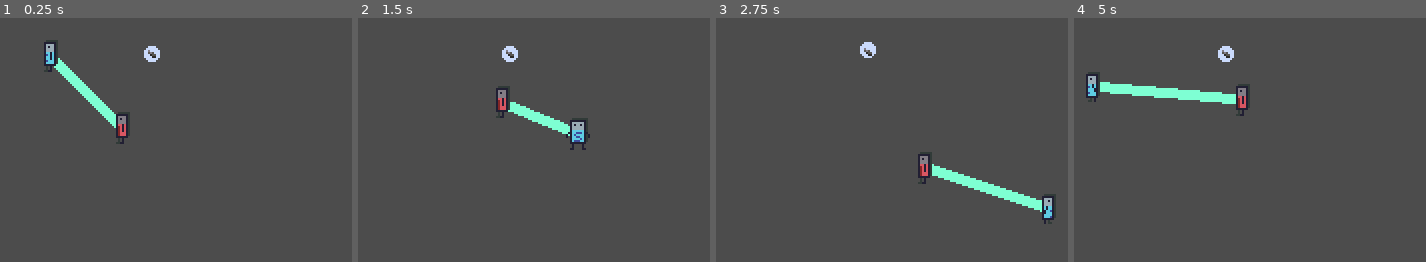
Above: before the commit, frames 1-4 (left to right).
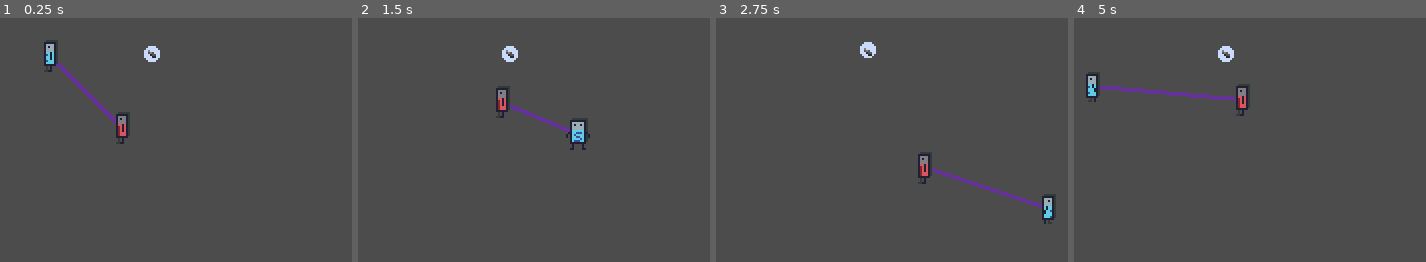
Above: after the commit, the same moments.

Repository: Cmdr3nder/magny-and-ferrus
Game: Godot game, scene res://Main.tscn
Same seed, same stepped clock (60 frames per second), same inputs: the game is played once before the commit and once after it.
Inputs:
- Up to frame 1 (0.25 s): no input
- Up to frame 2 (1.5 s): hold D (p1_right) 0.53-1.28 s; hold S (p1_down) from 1.28 s (still down)
- Up to frame 3 (2.75 s): release S (p1_down) at 2.03 s; hold D (p1_right) from 2.03 s (still down)
- Up to frame 4 (5 s): release D (p1_right) at 2.78 s; hold W (p1_up) 2.78-3.53 s; hold A (p1_left) from 3.53 s (still down)

The runs differ from the first frame. In frame 1, 1.0% of the frame differs, in the area x 15-33%, y 16-46%; in frame 2, 0.7%; in frame 3, 1.4%; in frame 4, 1.6%, in the area x 7-47%, y 26-36%.

Commit message:
Logo and line updates

Diff:
--- a/Connector.gd
+++ b/Connector.gd
@@ -26,4 +26,4 @@
 	update()
 
 func _draw():
-	draw_line(brother_one_pos, brother_two_pos, Color.aquamarine, 5.0, false)
+	draw_line(brother_one_pos, brother_two_pos, Color.rebeccapurple, 2.0, false)
--- a/project.godot
+++ b/project.godot
@@ -12,7 +12,7 @@
 
 config/name="joined-together-gmtk-2021"
 run/main_scene="res://Main.tscn"
-config/icon="res://icon.png"
+config/icon="res://hair-logo.png"
 
 [display]
 
Binary file added: hair-logo.png
Not shown, added: hair-logo.png.import
